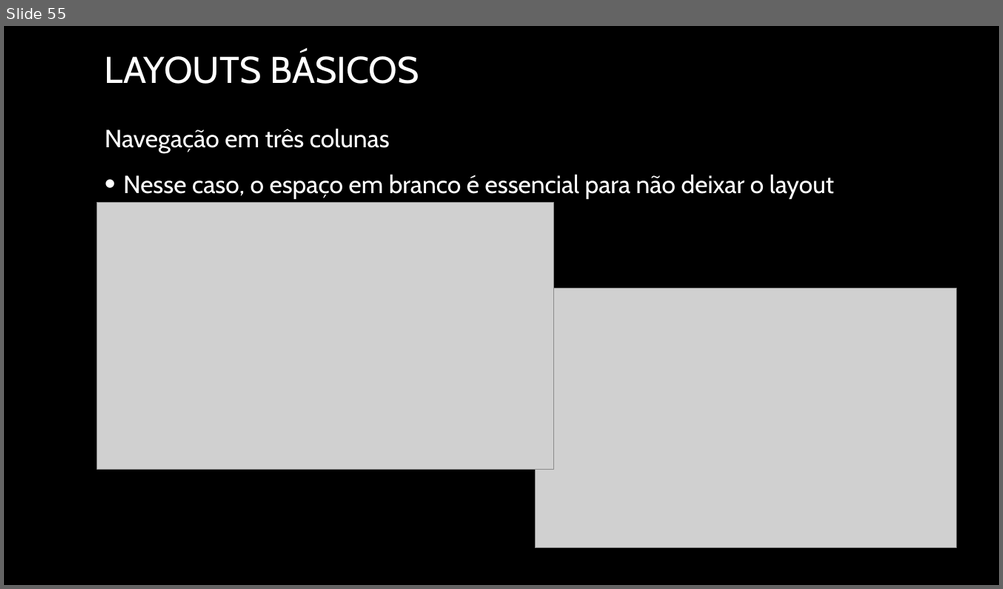
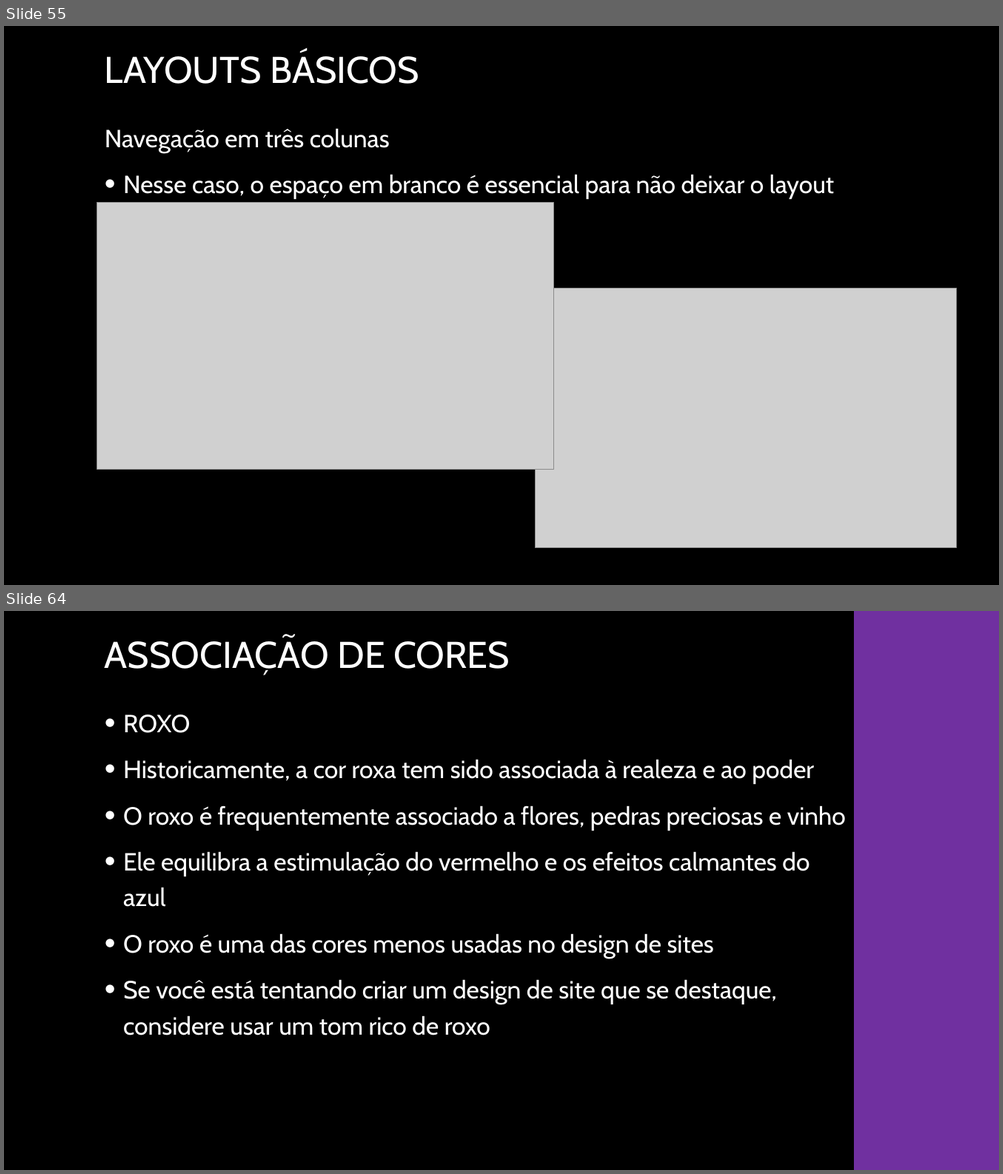
Before and after one commit to joelteixeiradacunha/aulas_php_mysql, a slide deck: Design/Design - Copia.pptx. Shown one above the other, each under a label of ours: slide 55 before the commit, slides 55 and 64 after it; the slides between them are not shown. The pictures are 1003x589 and 1003x1174 pixels, drawn with LibreOffice and Linux fonts; fonts in the diff are those of the drawing; grey boxes stand for pictures; background and template pictures are left out. Boxes give left, top, right and bottom in pixels: in the first picture for what was removed or moved away, otherwise in the second. Text is boxed around its words. In the diff, an @@ line names an element or a change of style, - is before the commit and + after.

```diff
--- a/Design/Design - Copia.pptx
+++ b/Design/Design - Copia.pptx
@@ slide 64 added at (4, 611, 999, 1170), background picture (left out) @@
@@ rectangle added at (854, 611, 999, 1170), fill #7030A0, outline #7030A0 1.25 pt @@
@@ title added at (105, 637, 509, 675), 36 pt, text #FFFFFF @@
+ASSOCIAÇÃO DE CORES
@@ text added at (123, 715, 845, 1036), 24 pt, text #FFFFFF @@
+• ROXO
+• Historicamente, a cor roxa tem sido associada à realeza e ao poder
+• O roxo é frequentemente associado a flores, pedras preciosas e vinho
+• Ele equilibra a estimulação do vermelho e os efeitos calmantes do azul
+• O roxo é uma das cores menos usadas no design de sites
+• Se você está tentando criar um design de site que se destaque, considere usar um tom rico de roxo
```
Also in this commit, not shown: 10 other slides added, 6 other files.
